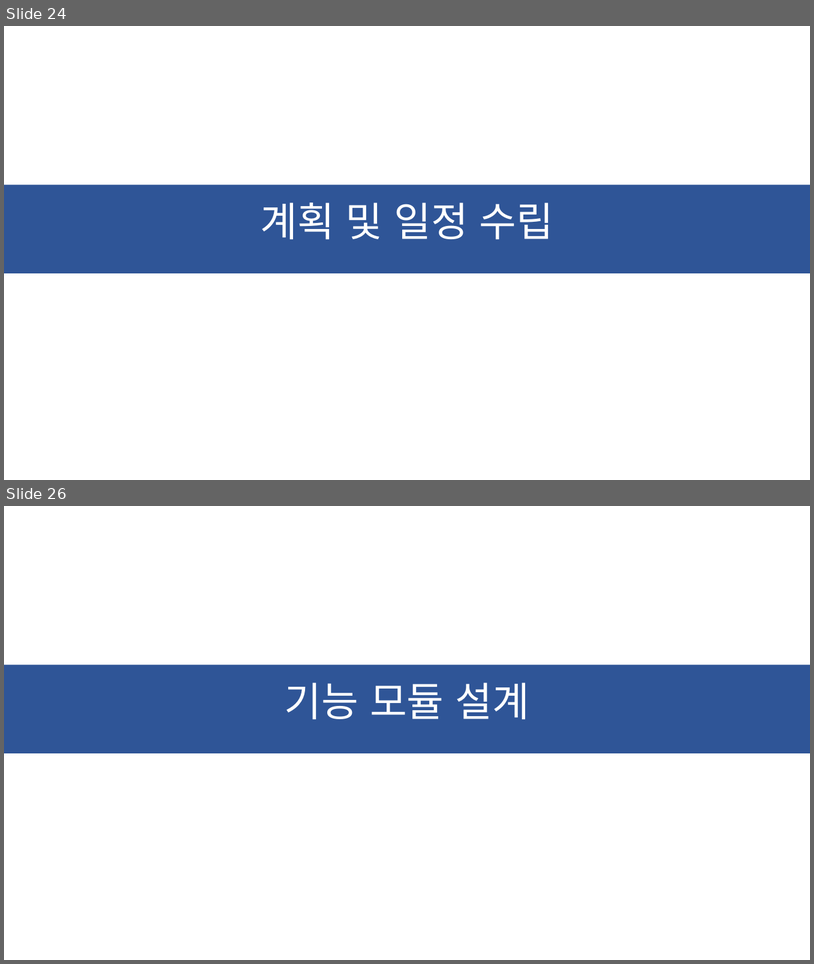
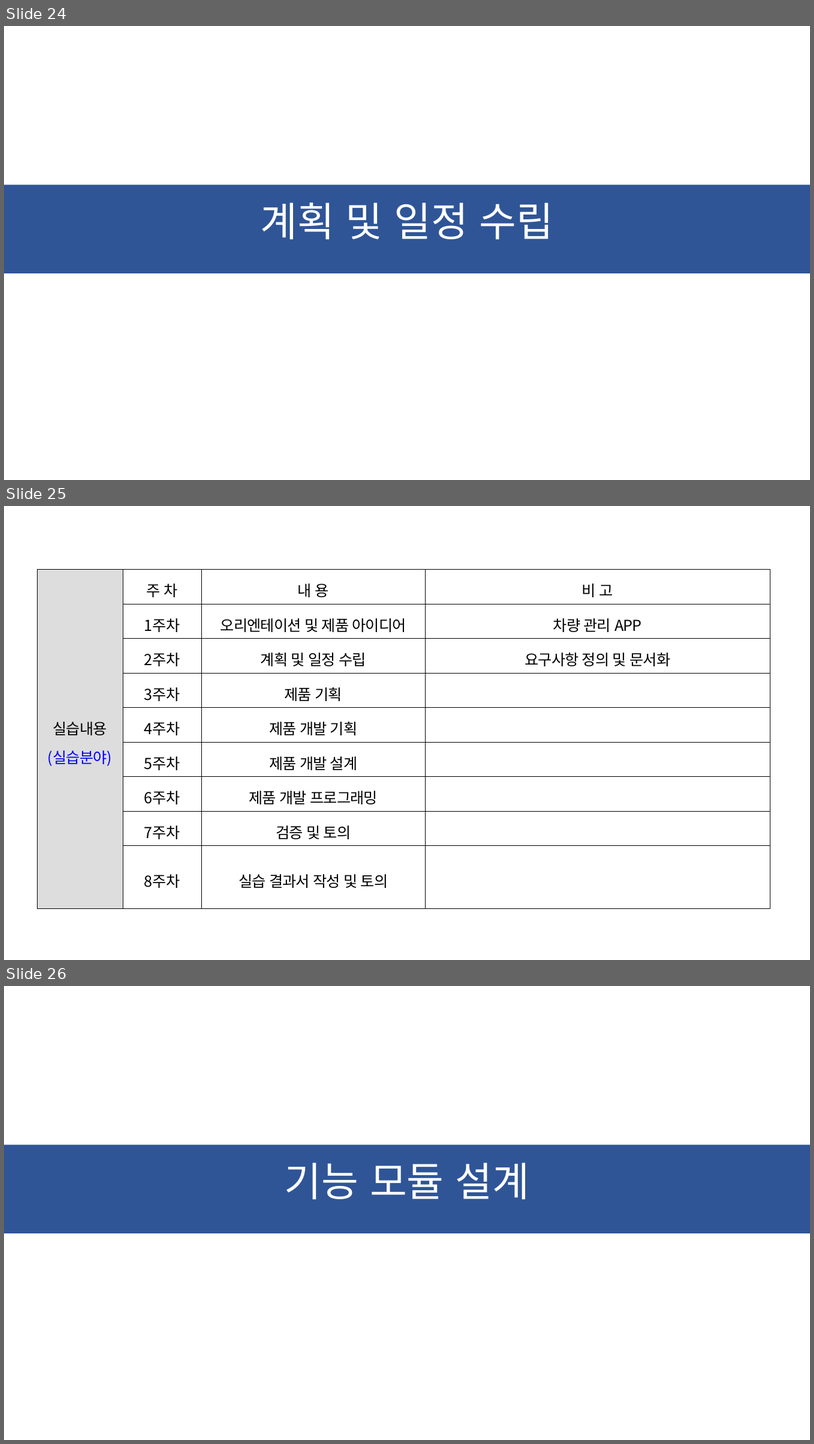
Before and after one commit to ChaeSung-Lee/DJ_InternShip, a slide deck: 2021_Summer/jp.hong/Project_BnC_jph.pptx. Shown one above the other, each under a label of ours: slides 24 and 26 before the commit, slides 24, 25 and 26 after it; the slides between them are not shown. The pictures are 814x964 and 814x1444 pixels, drawn with LibreOffice and Linux fonts; fonts in the diff are those of the drawing. Boxes give left, top, right and bottom in pixels: in the first picture for what was removed or moved away, otherwise in the second. Text is boxed around its words. In the diff, an @@ line names an element or a change of style, - is before the commit and + after.

```diff
--- a/2021_Summer/jp.hong/Project_BnC_jph.pptx
+++ b/2021_Summer/jp.hong/Project_BnC_jph.pptx
@@ slide 25 added at box(4, 506, 810, 960), background #FFFFFF @@
@@ table added at box(37, 570, 770, 890), 9 rows, 4 columns @@
+실습내용 / (실습분야) | 주 차 | 내 용 | 비 고
+ | 1주차 | 오리엔테이션 및 제품 아이디어 | 차량 관리 APP
+ | 2주차 | 계획 및 일정 수립 | 요구사항 정의 및 문서화
+ | 3주차 | 제품 기획 | 
+ | 4주차 | 제품 개발 기획 | 
+ | 5주차 | 제품 개발 설계 | 
+ | 6주차 | 제품 개발 프로그래밍 | 
+ | 7주차 | 검증 및 토의 | 
+ | 8주차 | 실습 결과서 작성 및 토의 | 
```
Also in this commit, not shown: 1 slide removed, 1 other file.
